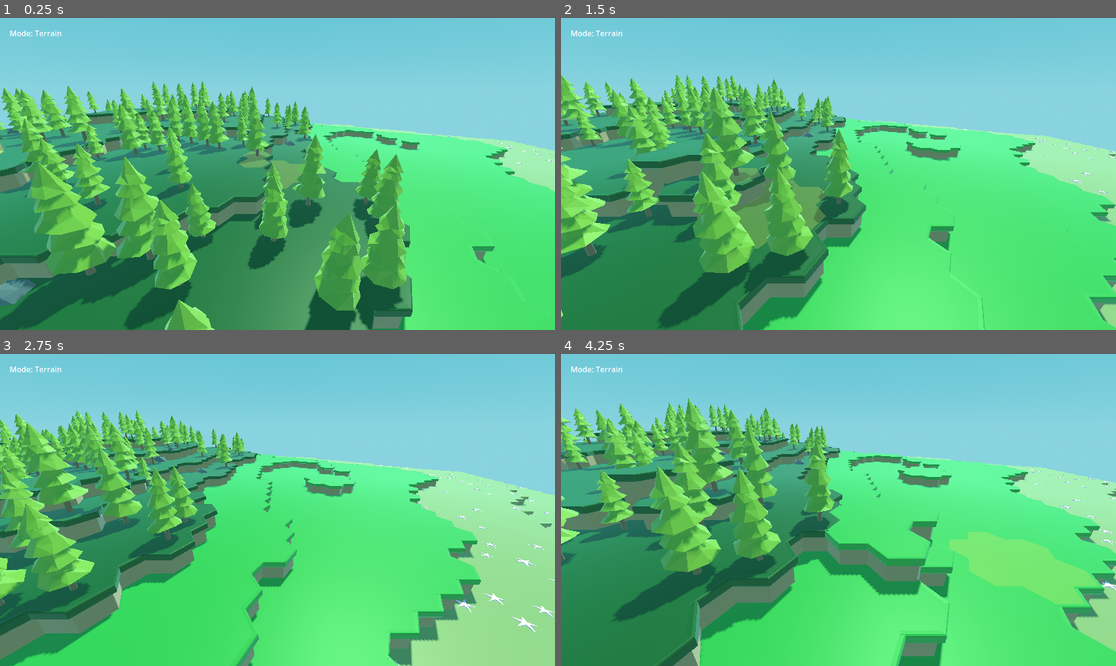
Above: before the commit, frames 1-4 (two rows, left to right).
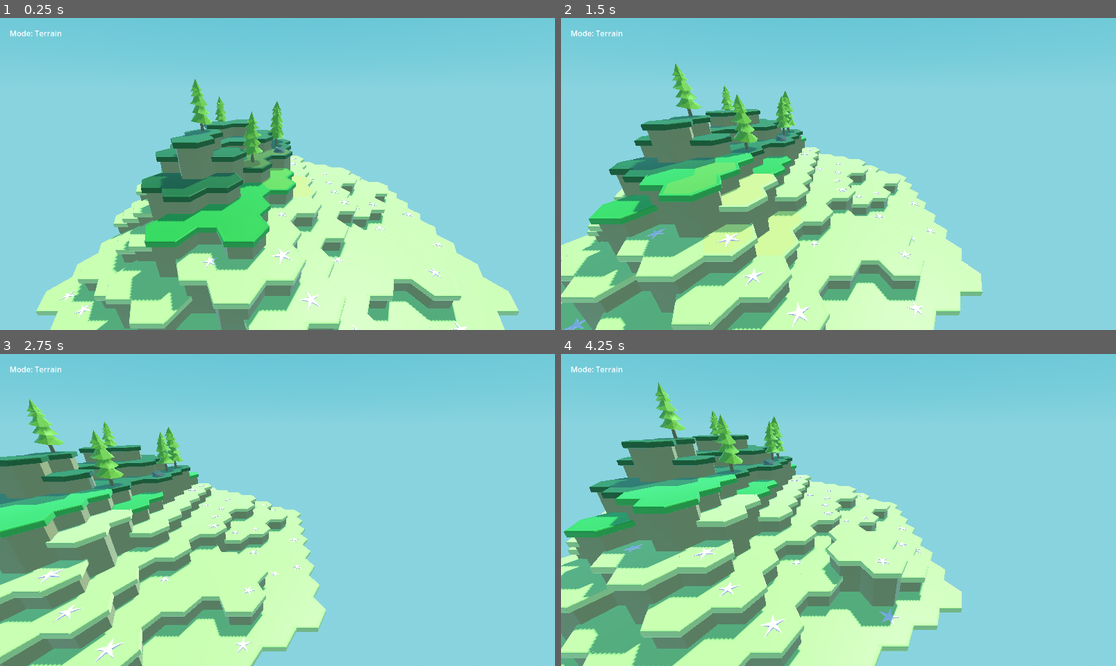
Above: after the commit, the same moments.

Repository: sixthkind/hexagon-godot
Game: Godot game, scene res://scene.tscn
The game is run twice, just before and just after one commit, with the same random seed, the same clock (stepped at 60 frames per second) and the same inputs.
Inputs (mouse positions are in pixels of both pictures, inside the frame that each line leads up to):
- Up to frame 1 (0.25 s): no input
- Up to frame 2 (1.5 s): tap Enter at 0.5 s; move the mouse to (960, 158) at 0.52 s; hold D 0.53-1.25 s; tap Q at 0.6 s; click (960, 158) at 0.67 s; drag from (727, 189) to (810, 236) at 1.27 s
- Up to frame 3 (2.75 s): tap Space at 2 s; move the mouse to (333, 441) at 2.02 s; hold D from 2.03 s (still down); tap Shift at 2.1 s
- Up to frame 4 (4.25 s): release D at 2.75 s; drag from (810, 572) to (672, 463) at 2.77 s; tap Enter at 3.5 s; move the mouse to (1005, 556) at 3.52 s; hold A from 3.53 s (still down); tap Q at 3.6 s

The runs differ from the first frame. In frame 1, 67% of the frame differs, in the area x 0-100%, y 19-100%; in frame 2, 69%; in frame 3, 68%; in frame 4, 71%, in the area x 0-100%, y 9-100%.

Commit message:
Add readme

Diff:
--- a/icon.svg
+++ /dev/null
@@ -1 +0,0 @@
-<svg height="128" width="128" xmlns="http://www.w3.org/2000/svg"><rect x="2" y="2" width="124" height="124" rx="14" fill="#363d52" stroke="#212532" stroke-width="4"/><g transform="scale(.101) translate(122 122)"><g fill="#fff"><path d="M105 673v33q407 354 814 0v-33z"/><path fill="#478cbf" d="m105 673 152 14q12 1 15 14l4 67 132 10 8-61q2-11 15-15h162q13 4 15 15l8 61 132-10 4-67q3-13 15-14l152-14V427q30-39 56-81-35-59-83-108-43 20-82 47-40-37-88-64 7-51 8-102-59-28-123-42-26 43-46 89-49-7-98 0-20-46-46-89-64 14-123 42 1 51 8 102-48 27-88 64-39-27-82-47-48 49-83 108 26 42 56 81zm0 33v39c0 276 813 276 813 0v-39l-134 12-5 69q-2 10-14 13l-162 11q-12 0-16-11l-10-65H447l-10 65q-4 11-16 11l-162-11q-12-3-14-13l-5-69z"/><path d="M483 600c3 34 55 34 58 0v-86c-3-34-55-34-58 0z"/><circle cx="725" cy="526" r="90"/><circle cx="299" cy="526" r="90"/></g><g fill="#414042"><circle cx="307" cy="532" r="60"/><circle cx="717" cy="532" r="60"/></g></g></svg>
--- a/project.godot
+++ b/project.godot
@@ -13,7 +13,7 @@
 config/name="3DHexagonEditor"
 run/main_scene="res://scene.tscn"
 config/features=PackedStringArray("4.2", "Forward Plus")
-config/icon="res://icon.svg"
+config/icon="res://icon.png"
 
 [autoload]
 
--- a/scene.tscn
+++ b/scene.tscn
@@ -58,12 +58,12 @@
 
 [sub_resource type="Resource" id="Resource_k5c5d"]
 script = ExtResource("4_y6omn")
-min_height = 2
+min_height = 4
 terrain_type_index = 0
 
 [sub_resource type="Resource" id="Resource_0rgap"]
 script = ExtResource("4_y6omn")
-min_height = 4
+min_height = 5
 terrain_type_index = 1
 
 [sub_resource type="Resource" id="Resource_vgnlr"]
@@ -135,7 +135,6 @@
 
 [node name="World" type="Node3D" parent="."]
 script = ExtResource("1_o10kw")
-hexagon_count = 30
 height_mask = ExtResource("3_itcv2")
 terrain_type_criteria = Array[ExtResource("4_y6omn")]([SubResource("Resource_iqeip"), SubResource("Resource_k5c5d"), SubResource("Resource_0rgap")])
 terrain_types = Array[ExtResource("2_b56jq")]([SubResource("Resource_vgnlr"), SubResource("Resource_ilxcr"), SubResource("Resource_w0bmo")])
--- a/scripts/World.gd
+++ b/scripts/World.gd
@@ -1,7 +1,7 @@
 class_name World extends Node3D
 
 @export_category("World Settings")
-@export_range(0, 50) var hexagon_count: int = 3 # Radius of hexagons around center
+@export_range(0, 50) var hexagon_count: int = 7 # Radius of hexagons around center
 @export_range(1, 20) var max_hexagon_height: int = 10
 @export_range(0, 20) var water_height: float = 4
 
Binary file added: example.png
Not shown, changed: example.png.import
Binary file added: icon.png
Not shown, added: icon.png.import
Binary file changed: models/terrain/sand_cover.glb
Binary file changed: models/terrain/sand_overhang.glb
Not shown, added: README.md
